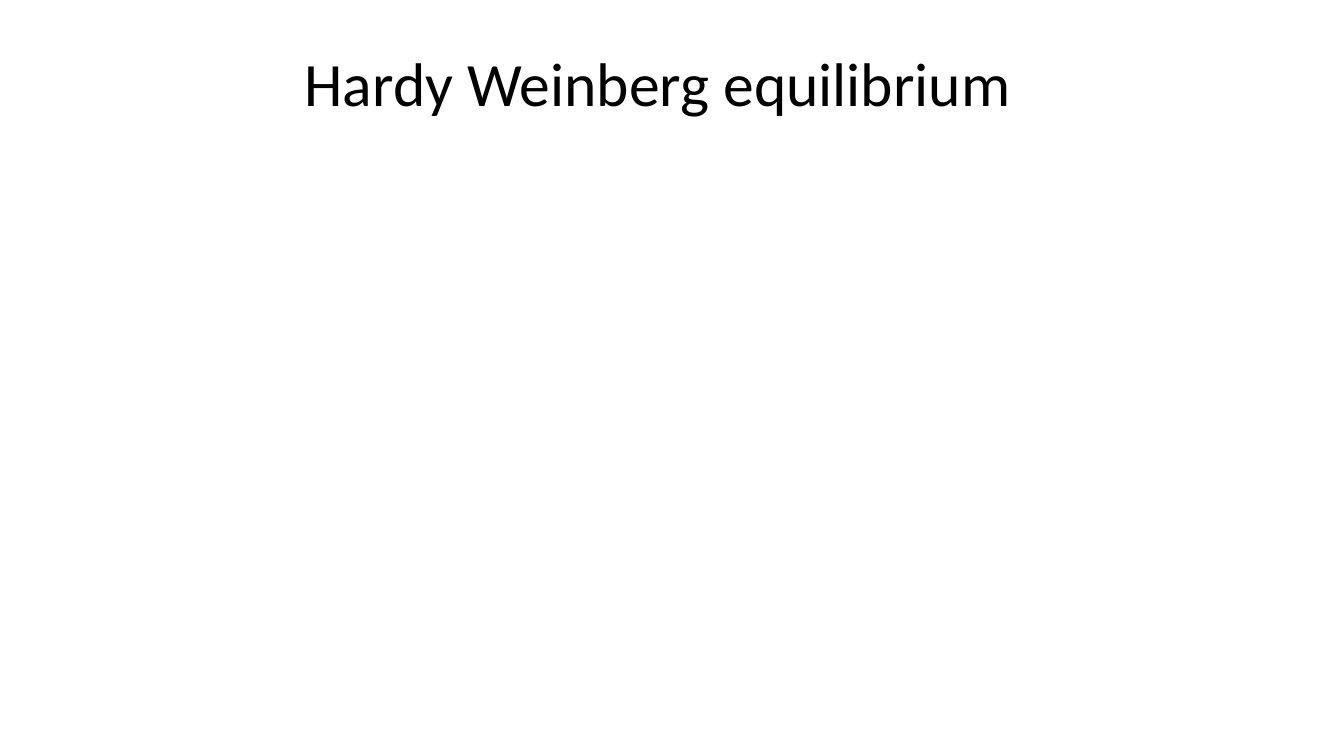
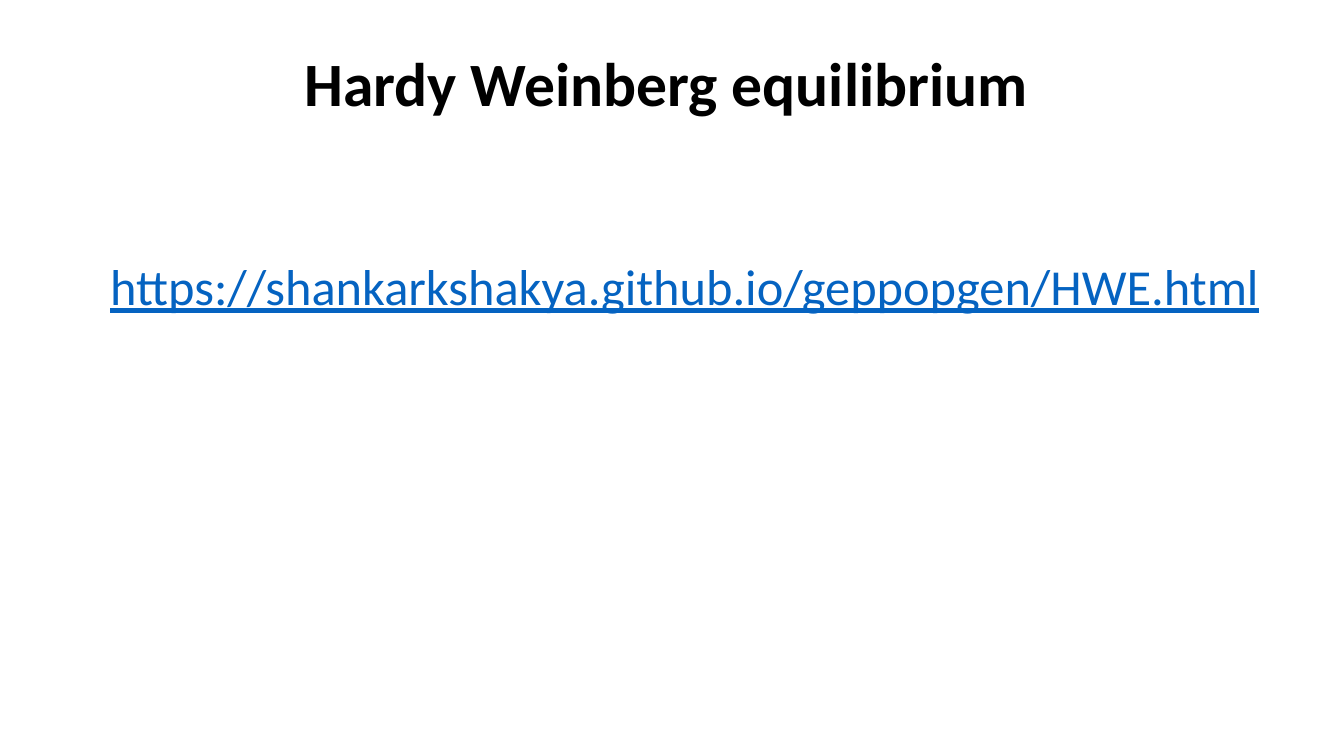
Before and after one commit to shankarkshakya/geppopgen, a slide deck: slide 14 of New Microsoft PowerPoint Presentation.pptx (slide 12 before the commit). Drawn at 1344x756 pixels with LibreOffice and Linux fonts; fonts in the diff are those of the drawing. Boxes give left, top, right and bottom in pixels: in the first picture for what was removed or moved away, otherwise in the second. Text is boxed around its words. In the diff, an @@ line names an element or a change of style, - is before the commit and + after.

```diff
--- a/New Microsoft PowerPoint Presentation.pptx
+++ b/New Microsoft PowerPoint Presentation.pptx
@@ text "Hardy Weinberg equilibrium" at (x1=305, y1=62, x2=1027, y2=117): bold on @@
@@ text added at (x1=110, y1=270, x2=1258, y2=314), 36 pt, text #0563C1, underline @@
+https://shankarkshakya.github.io/geppopgen/HWE.html
```
Also in this commit, not shown: 5 other slides changed, 8 slides added, 3 slides removed, 16 other files.
